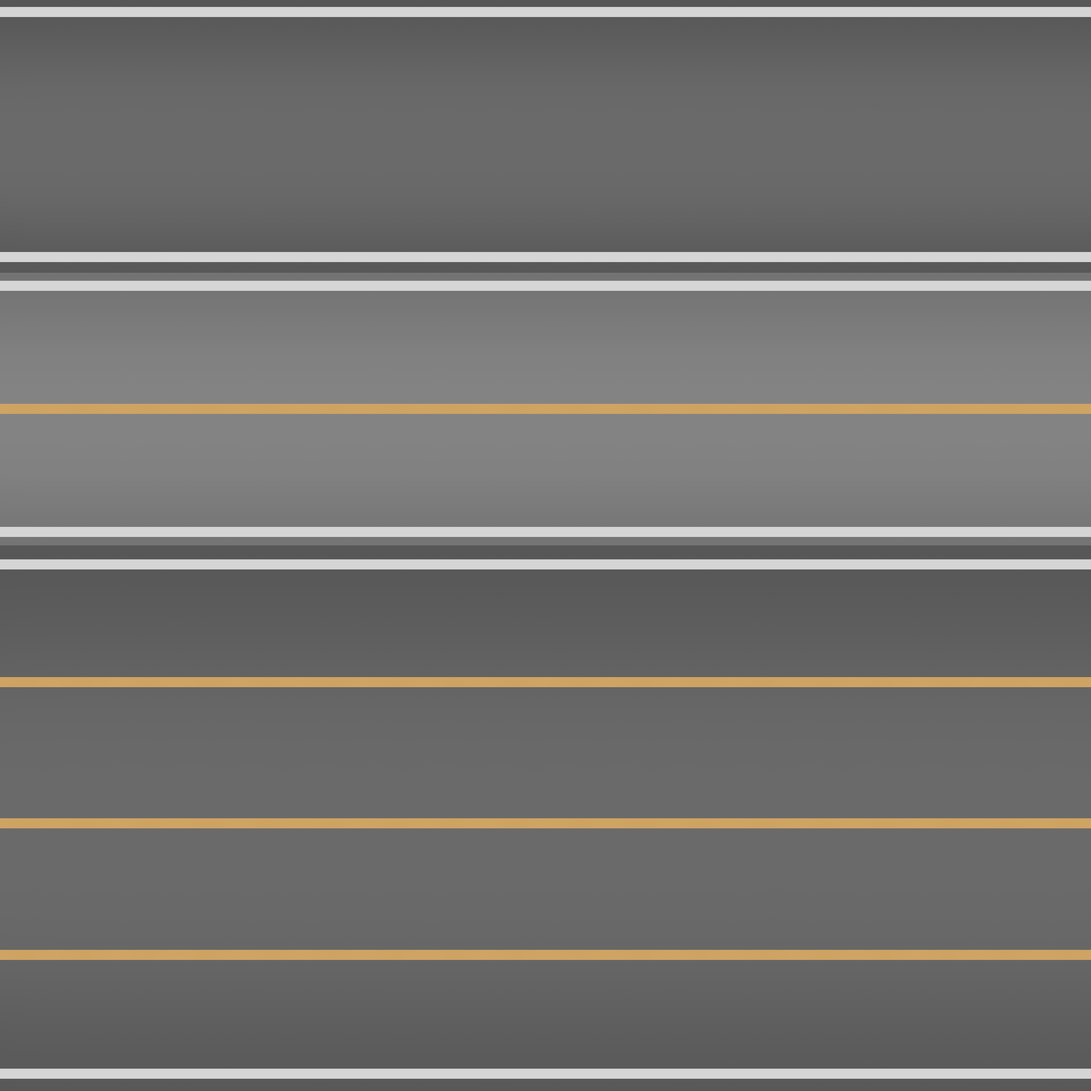
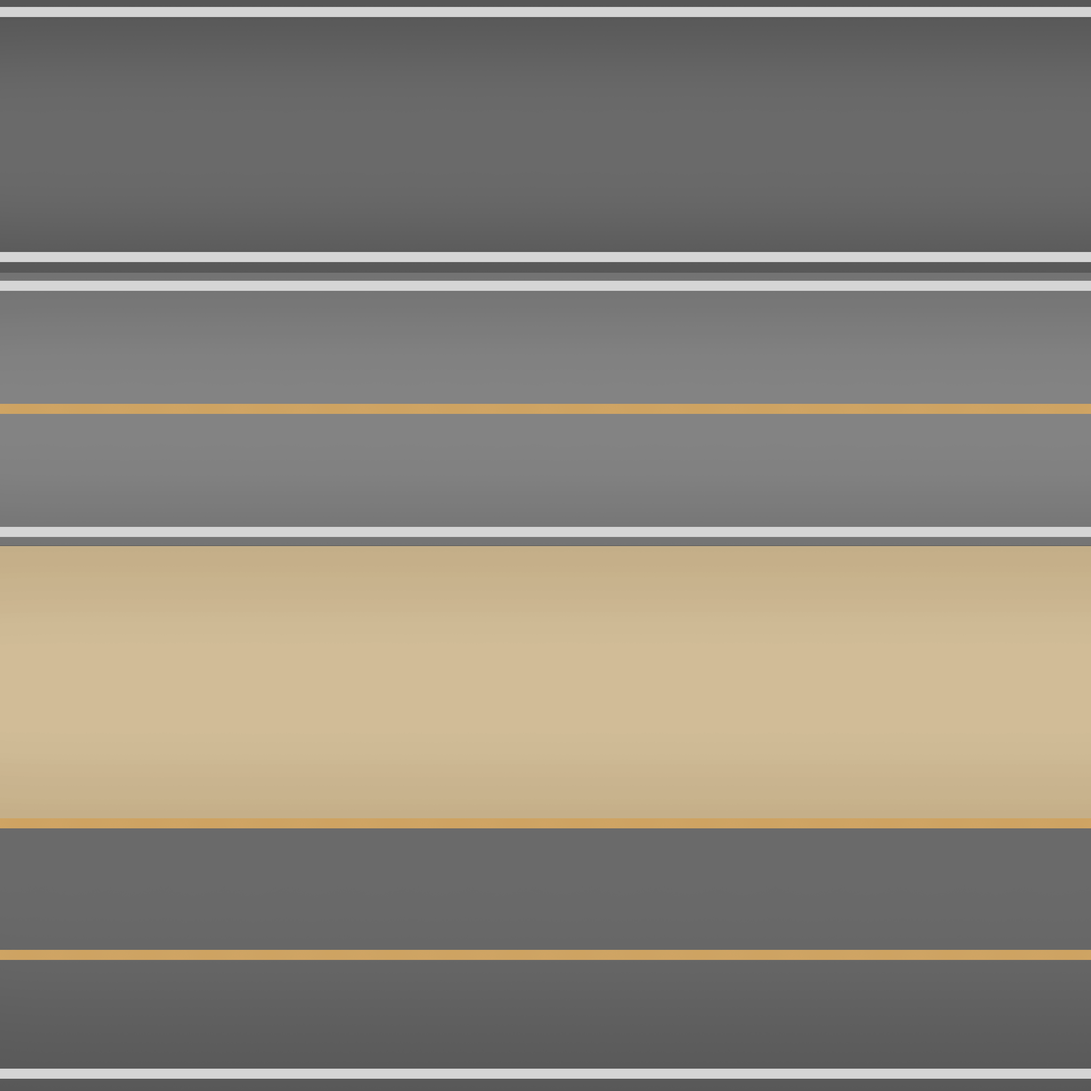
Layered file, before and after one edit (1091 × 1091). Changes by layer:
painted on "Calque 2" over [0, 559, 1091, 570]
renamed "Calque 3 copie 2" to "Calque 4", moved it above "Calque 1", painted on it over [0, 546, 1091, 820]
